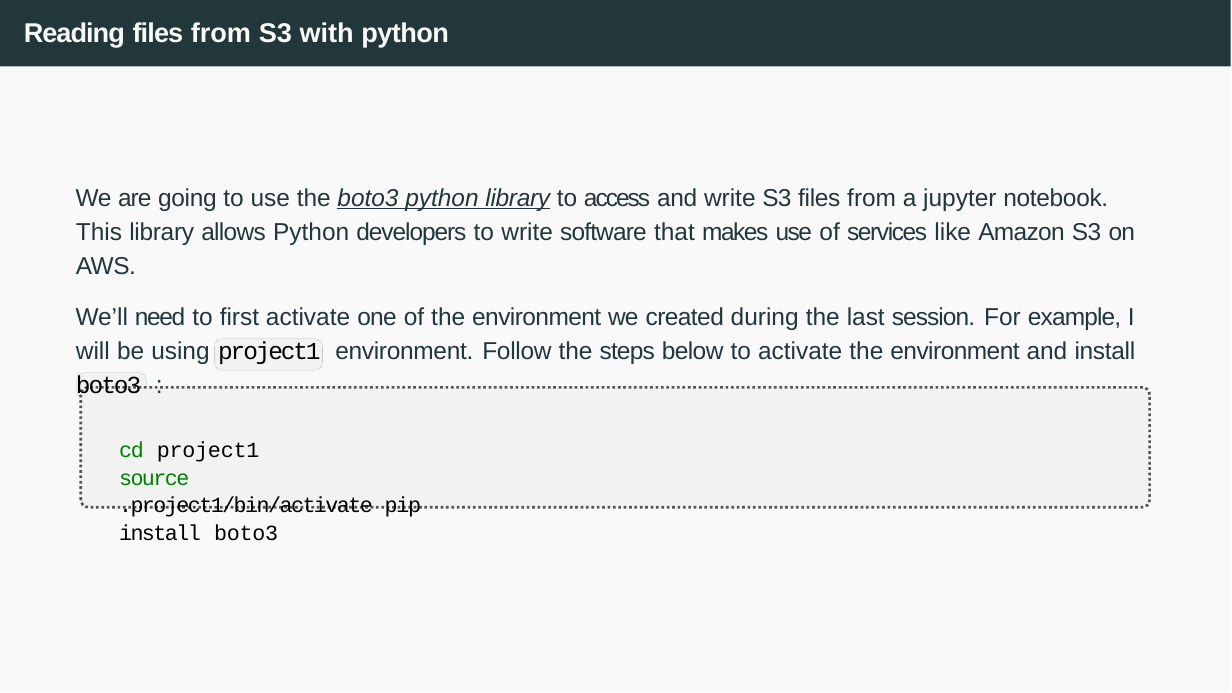
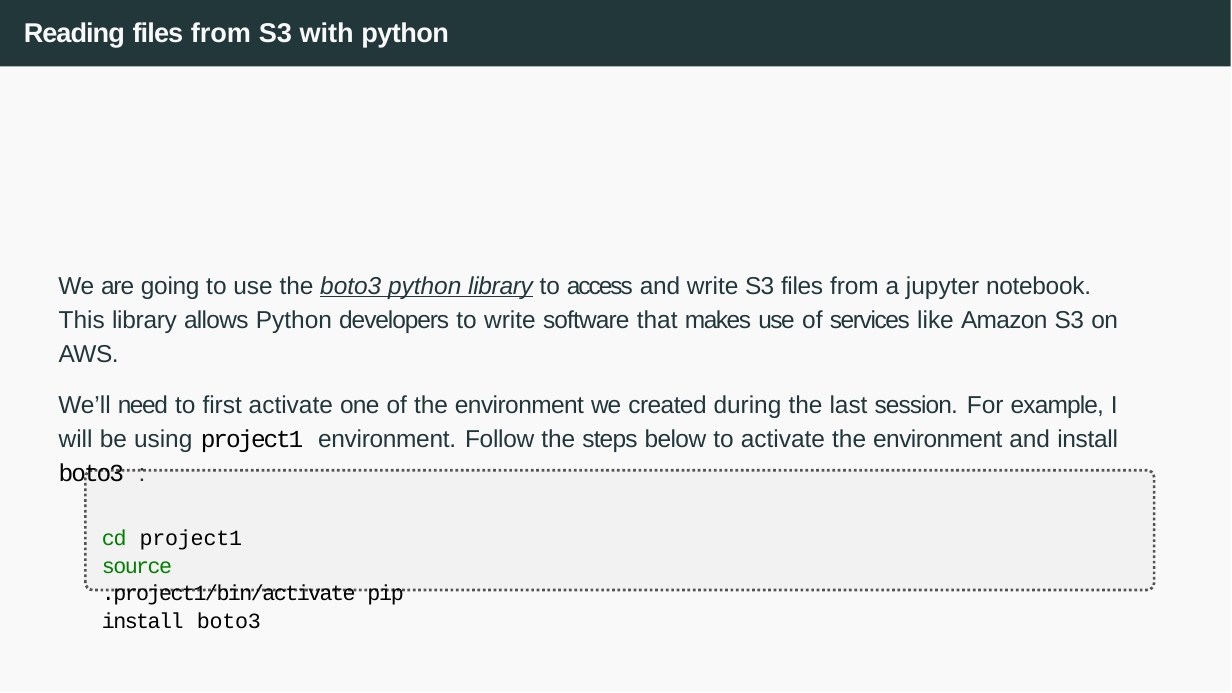
Before and after one commit to joanpaucm/HPDCB, a slide deck: slide 40 of src/slides/Session 4 - AWS S3-2026.pptx (slide 54 before the commit). Drawn at 1232x693 pixels with LibreOffice and Linux fonts; fonts in the diff are those of the drawing. Boxes give left, top, right and bottom in pixels: in the first picture for what was removed or moved away, otherwise in the second. Text is boxed around its words. In the diff, an @@ line names an element or a change of style, - is before the commit and + after.

```diff
--- a/src/slides/Session 4 - AWS S3-2026.pptx
+++ b/src/slides/Session 4 - AWS S3-2026.pptx
@@ text "We are going to use ...": place and size @@
-text "We are going to use ..." at <box>76,188,1136,486</box>
+text "We are going to use ..." at <box>58,276,1118,574</box>
@@ freeform shape removed at <box>215,338,322,369</box> @@
@@ freeform shape removed at <box>215,338,322,369</box> @@
@@ freeform shape removed at <box>76,373,144,398</box> @@
@@ freeform shape removed at <box>76,373,144,398</box> @@
@@ freeform shape: place and size @@
-freeform shape at <box>80,387,1148,506</box>
+freeform shape at <box>86,471,1154,590</box>
@@ freeform shape: place and size @@
-freeform shape at <box>80,387,1148,508</box>
+freeform shape at <box>86,471,1154,592</box>
```
Also in this commit, not shown: 17 slides removed, 3 other files.
